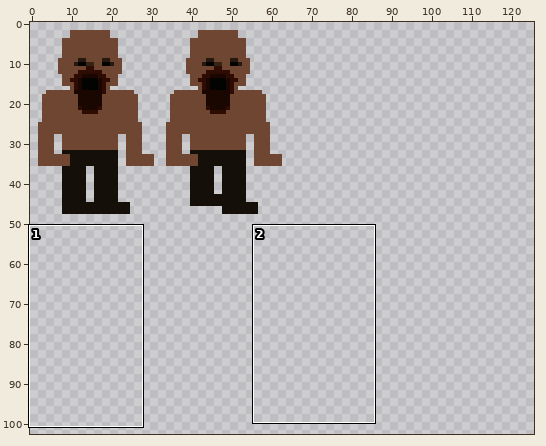
Sprite sheet: images/enemy_canibal-sheet0.png. The first picture is a wide view before the edit; the outline marks the close-up.
Close-up. Old version:
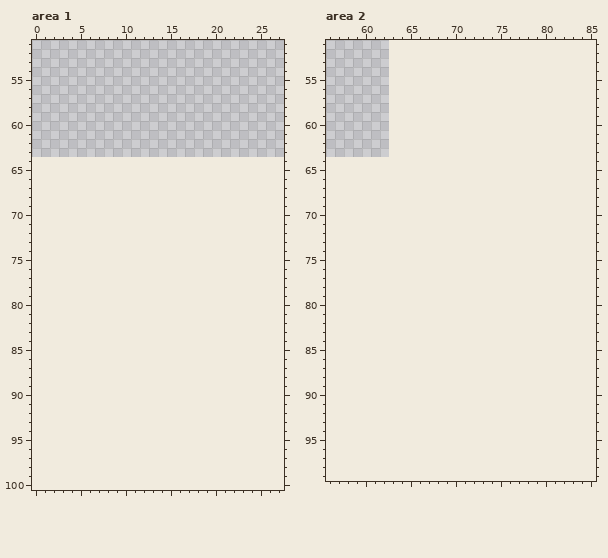
The file is 64x64 pixels. Colours within 5 levels of each other are drawn and written as one. Shown: area 1: x 0..27, y 51..100; area 2: x 56..85, y 51..99. The old version is drawn lined up with the new one, on the new canvas. The wide view leaves out empty margins. The commit also changed other parts of the picture, which this record leaves out.
The result:
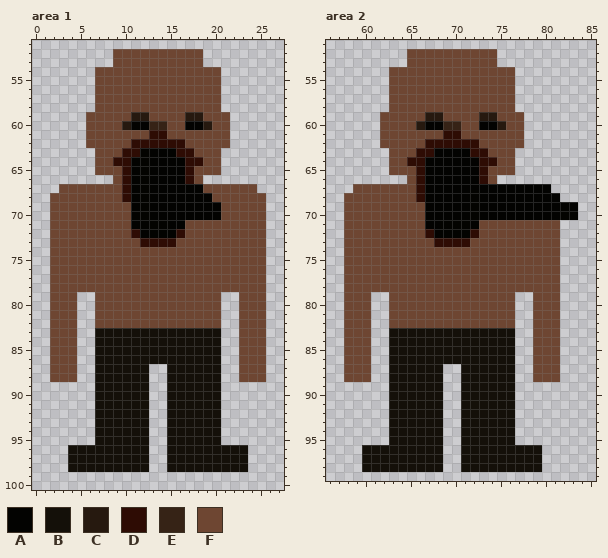
Palette (. is transparent): A #030301  B #141009  C #26190f  D #2e0c04  E #362316  F #6e4632
Diff:
canvas 64x64 -> 128x128, the old top-left corner now at -1,0 (the part of the old canvas that was cut away was empty and is not shown)
Area 1:
y 52..53: x 9..18 .......... -> FFFFFFFFFF
y 54..58: x 7..20 .............. -> FFFFFFFFFFFFFF
y 59: x 6..21 ................ -> FFFFFCCFFFFCCFFF
y 60: x 6..21 ................ -> FFFFCAAEEFFAACFF
y 61: x 6..21 ................ -> FFFFFFFDDFFFFFFF
y 62: x 6..21 ................ -> FFFFFDDDDDDFFFFF
y 63: x 7..20 .............. -> FFFDDAAAADDFFF
y 64: x 7..20 .............. -> FFDDAAAAAADDFF
y 65: x 7..20 .............. -> FFFDAAAAAADFFF
y 66: x 9..18 .......... -> FDAAAAAADF
y 67: x 3..24 ...................... -> FFFFFFFDAAAAAAAAFFFFFF
y 68: x 2..25 ........................ -> FFFFFFFFDAAAAAAAAAFFFFFF
y 69..70: x 2..25 ........................ -> FFFFFFFFFAAAAAAAAAAFFFFF
y 71: x 2..25 ........................ -> FFFFFFFFFAAAAAAFFFFFFFFF
y 72: x 2..25 ........................ -> FFFFFFFFFDAAAADFFFFFFFFF
y 73: x 2..25 ........................ -> FFFFFFFFFFDDDDFFFFFFFFFF
y 74..78: x 2..25 ........................ -> FFFFFFFFFFFFFFFFFFFFFFFF
y 79..82: x 2..4 ... -> FFF; x 7..20 .............. -> FFFFFFFFFFFFFF; x 23..25 ... -> FFF
y 83..86: x 2..4 ... -> FFF; x 7..20 .............. -> BBBBBBBBBBBBBB; x 23..25 ... -> FFF
y 87..88: x 2..4 ... -> FFF; x 7..12 ...... -> BBBBBB; x 15..20 ...... -> BBBBBB; x 23..25 ... -> FFF
y 89..95: x 7..12 ...... -> BBBBBB; x 15..20 ...... -> BBBBBB
y 96..98: x 4..12 ......... -> BBBBBBBBB; x 15..23 ......... -> BBBBBBBBB
Area 2:
y 52..53: x 65..74 .......... -> FFFFFFFFFF
y 54..58: x 63..76 .............. -> FFFFFFFFFFFFFF
y 59: x 62..77 ................ -> FFFFFCCFFFFCCFFF
y 60: x 62..77 ................ -> FFFFCAAEEFFAACFF
y 61: x 62..77 ................ -> FFFFFFFDDFFFFFFF
y 62: x 62..77 ................ -> FFFFFDDDDDDFFFFF
y 63: x 63..76 .............. -> FFFDDAAAADDFFF
y 64: x 63..76 .............. -> FFDDAAAAAADDFF
y 65: x 63..76 .............. -> FFFDAAAAAADFFF
y 66: x 65..74 .......... -> FDAAAAAADF
y 67: x 59..80 ...................... -> FFFFFFFDAAAAAAAAAAAAAA
y 68: x 58..81 ........................ -> FFFFFFFFDAAAAAAAAAAAAAAA
y 69..70: x 58..83 .......................... -> FFFFFFFFFAAAAAAAAAAAAAAAAA
y 71: x 58..81 ........................ -> FFFFFFFFFAAAAAAFFFFFFFFF
y 72: x 58..81 ........................ -> FFFFFFFFFDAAAADFFFFFFFFF
y 73: x 58..81 ........................ -> FFFFFFFFFFDDDDFFFFFFFFFF
y 74..78: x 58..81 ........................ -> FFFFFFFFFFFFFFFFFFFFFFFF
y 79..82: x 58..60 ... -> FFF; x 63..76 .............. -> FFFFFFFFFFFFFF; x 79..81 ... -> FFF
y 83..86: x 58..60 ... -> FFF; x 63..76 .............. -> BBBBBBBBBBBBBB; x 79..81 ... -> FFF
y 87..88: x 58..60 ... -> FFF; x 63..68 ...... -> BBBBBB; x 71..76 ...... -> BBBBBB; x 79..81 ... -> FFF
y 89..95: x 63..68 ...... -> BBBBBB; x 71..76 ...... -> BBBBBB
y 96..98: x 60..68 ......... -> BBBBBBBBB; x 71..79 ......... -> BBBBBBBBB
Boxes around the changes in both close-ups, in picture pixels (x1, y1, x2, y2):
added: (50, 49, 266, 472)
added: (344, 49, 578, 472)
